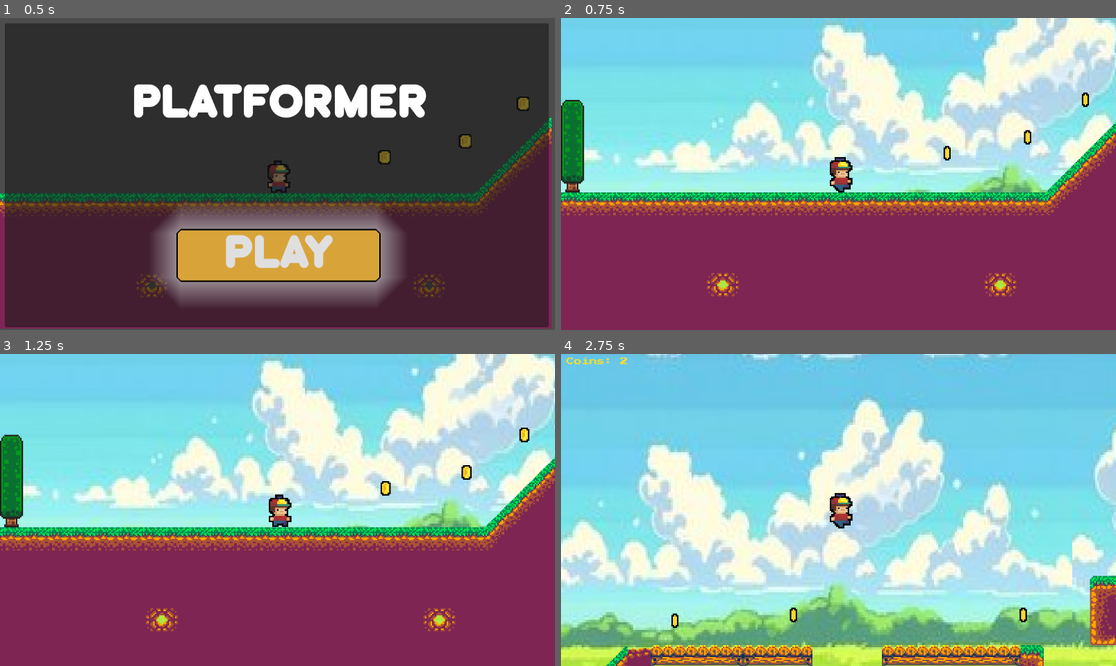
Above: before the commit, frames 1-4 (two rows, left to right).
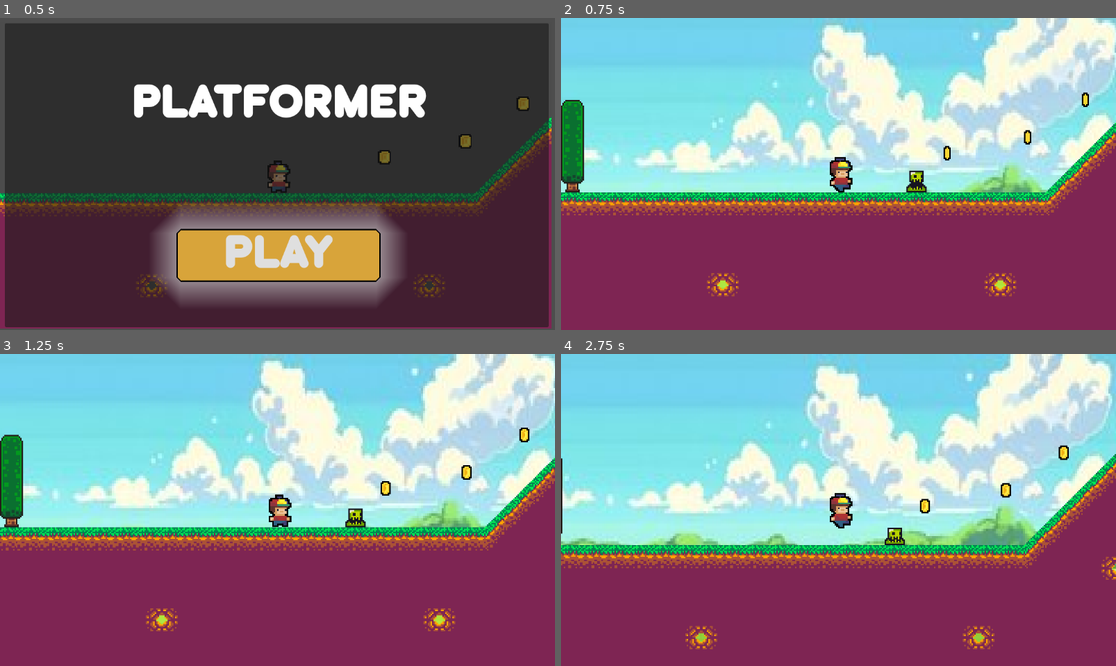
Above: after the commit, the same moments.

Repository: Abd196-bit/plat1
Game: Godot game, scene res://scenes/startup_menu.tscn
Two runs of this game, one before a commit and one after it. Both use one fixed random seed, a clock stepped at 60 frames per second and the inputs below. Sound files missing from this copy of the repository are replaced by a short silence.
Inputs:
- Up to frame 1 (0.5 s): no input
- Up to frame 2 (0.75 s): click "PLAY" at 0.5 s
- Up to frame 3 (1.25 s): no input
- Up to frame 4 (2.75 s): hold W (up) from 1.28 s (still down); tap Space (jump) at 1.52, 2.27 s

Frame 1 is identical in both runs. In frame 2, 0.2% of the frame differs, in the area x 62-66%, y 48-56%; in frame 3, 0.2%; in frame 4, 74%, in the area x 0-100%, y 0-100%.

Commit message:
green slime update

Diff:
--- a/scenes/game.tscn
+++ b/scenes/game.tscn
@@ -8,6 +8,8 @@
 [ext_resource type="Script" uid="uid://dgm31pcuhhflh" path="res://scripts/coin counter.gd" id="5_iywne"]
 [ext_resource type="FontFile" uid="uid://b7d1lk4qdomwr" path="res://assets/PressStart2P-Regular.ttf" id="7_u5sy4"]
 [ext_resource type="Texture2D" uid="uid://cq2ykpnjk6k2l" path="res://assets/BG.jpg" id="8_gee14"]
+[ext_resource type="PackedScene" uid="uid://dibf453kb0cwf" path="res://scenes/killzone.tscn" id="9_0tnpc"]
+[ext_resource type="PackedScene" uid="uid://bd73qj1b8m7nl" path="res://scenes/slime.tscn" id="10_vtaks"]
 
 [sub_resource type="TileSetAtlasSource" id="TileSetAtlasSource_lnu2h"]
 texture = ExtResource("2_yqjtg")
@@ -349,6 +351,9 @@
 font = ExtResource("7_u5sy4")
 font_color = Color(0.99999994, 0.8786634, 0.13137543, 1)
 
+[sub_resource type="WorldBoundaryShape2D" id="WorldBoundaryShape2D_vtaks"]
+distance = -822.0
+
 [node name="level 1" type="Node2D" unique_id=1187666195]
 position = Vector2(0, 1)
 
@@ -517,3 +522,11 @@
 offset_bottom = 30.0
 label_settings = SubResource("LabelSettings_p57ef")
 metadata/_edit_use_anchors_ = true
+
+[node name="Killzone" parent="." unique_id=873119470 instance=ExtResource("9_0tnpc")]
+
+[node name="CollisionShape2D" type="CollisionShape2D" parent="Killzone" unique_id=1539547844]
+shape = SubResource("WorldBoundaryShape2D_vtaks")
+
+[node name="Slime" parent="." unique_id=505357220 instance=ExtResource("10_vtaks")]
+position = Vector2(638, 421)
--- /dev/null
+++ b/scenes/killzone.tscn
@@ -0,0 +1,12 @@
+[gd_scene format=3 uid="uid://dibf453kb0cwf"]
+
+[ext_resource type="Script" uid="uid://dg1w7a42axvag" path="res://scripts/killzone.gd" id="1_xlapc"]
+
+[node name="Killzone" type="Area2D" unique_id=873119470]
+script = ExtResource("1_xlapc")
+
+[node name="Timer" type="Timer" parent="." unique_id=105790778]
+wait_time = 0.079
+
+[connection signal="body_entered" from="." to="." method="_on_body_entered"]
+[connection signal="timeout" from="Timer" to="." method="_on_timer_timeout"]
--- a/scenes/player.tscn
+++ b/scenes/player.tscn
@@ -120,6 +120,8 @@
 
 [node name="Camera2D" type="Camera2D" parent="." unique_id=1715790771]
 zoom = Vector2(3, 3)
+limit_bottom = 683
+limit_smoothed = true
 
 [node name="CollisionShape2D" type="CollisionShape2D" parent="." unique_id=832950777]
 position = Vector2(8.4329195, 0)
--- /dev/null
+++ b/scenes/slime.tscn
@@ -0,0 +1,56 @@
+[gd_scene format=3 uid="uid://bd73qj1b8m7nl"]
+
+[ext_resource type="Texture2D" uid="uid://rd0e7qxsusee" path="res://assets/slime_green.png" id="1_p2gj0"]
+[ext_resource type="PackedScene" uid="uid://dibf453kb0cwf" path="res://scenes/killzone.tscn" id="2_n6pvg"]
+
+[sub_resource type="AtlasTexture" id="AtlasTexture_pjw23"]
+atlas = ExtResource("1_p2gj0")
+region = Rect2(0, 24, 24, 24)
+
+[sub_resource type="AtlasTexture" id="AtlasTexture_2npkn"]
+atlas = ExtResource("1_p2gj0")
+region = Rect2(24, 24, 24, 24)
+
+[sub_resource type="AtlasTexture" id="AtlasTexture_fd6lc"]
+atlas = ExtResource("1_p2gj0")
+region = Rect2(48, 24, 24, 24)
+
+[sub_resource type="AtlasTexture" id="AtlasTexture_gstla"]
+atlas = ExtResource("1_p2gj0")
+region = Rect2(72, 24, 24, 24)
+
+[sub_resource type="SpriteFrames" id="SpriteFrames_v5wyi"]
+animations = [{
+"frames": [{
+"duration": 1.0,
+"texture": SubResource("AtlasTexture_pjw23")
+}, {
+"duration": 1.0,
+"texture": SubResource("AtlasTexture_2npkn")
+}, {
+"duration": 1.0,
+"texture": SubResource("AtlasTexture_fd6lc")
+}, {
+"duration": 1.0,
+"texture": SubResource("AtlasTexture_gstla")
+}],
+"loop": true,
+"name": &"default",
+"speed": 10.0
+}]
+
+[sub_resource type="RectangleShape2D" id="RectangleShape2D_0l8pv"]
+size = Vector2(12, 14)
+
+[node name="Node2D" type="Node2D" unique_id=505357220]
+
+[node name="AnimatedSprite2D" type="AnimatedSprite2D" parent="." unique_id=1808361066]
+sprite_frames = SubResource("SpriteFrames_v5wyi")
+autoplay = "default"
+frame_progress = 0.44417584
+
+[node name="Killzone" parent="." unique_id=873119470 instance=ExtResource("2_n6pvg")]
+
+[node name="CollisionShape2D" type="CollisionShape2D" parent="Killzone" unique_id=2116642259]
+position = Vector2(0, 5)
+shape = SubResource("RectangleShape2D_0l8pv")
--- /dev/null
+++ b/scripts/collision_shape_2d.gd
@@ -0,0 +1,11 @@
+extends CollisionShape2D
+
+
+# Called when the node enters the scene tree for the first time.
+func _ready() -> void:
+	pass # Replace with function body.
+
+
+# Called every frame. 'delta' is the elapsed time since the previous frame.
+func _process(delta: float) -> void:
+	pass
--- /dev/null
+++ b/scripts/killzone.gd
@@ -0,0 +1,13 @@
+extends Area2D
+
+@onready var timer = $Timer
+
+
+func _on_body_entered(body: Node2D) -> void:
+	if body.is_in_group("player"):
+		print("You Died")
+		timer.start()
+
+
+func _on_timer_timeout():
+	get_tree().reload_current_scene()
--- /dev/null
+++ b/scripts/label.gd
@@ -0,0 +1,12 @@
+extends Node2D
+
+@onready var timer = $Timer
+
+
+func _on_body_entered(PLayer: Node2D) -> void:
+	print("You Died")
+	timer.start()
+
+
+func _on_timer_timeout():
+	get_tree().reload_current_scene()
Binary file added: assets/slime_green.png
Not shown, added: assets/slime_green.png.import
Not shown, added: scripts/collision_shape_2d.gd.uid
Not shown, added: scripts/killzone.gd.uid
Not shown, added: scripts/label.gd.uid
